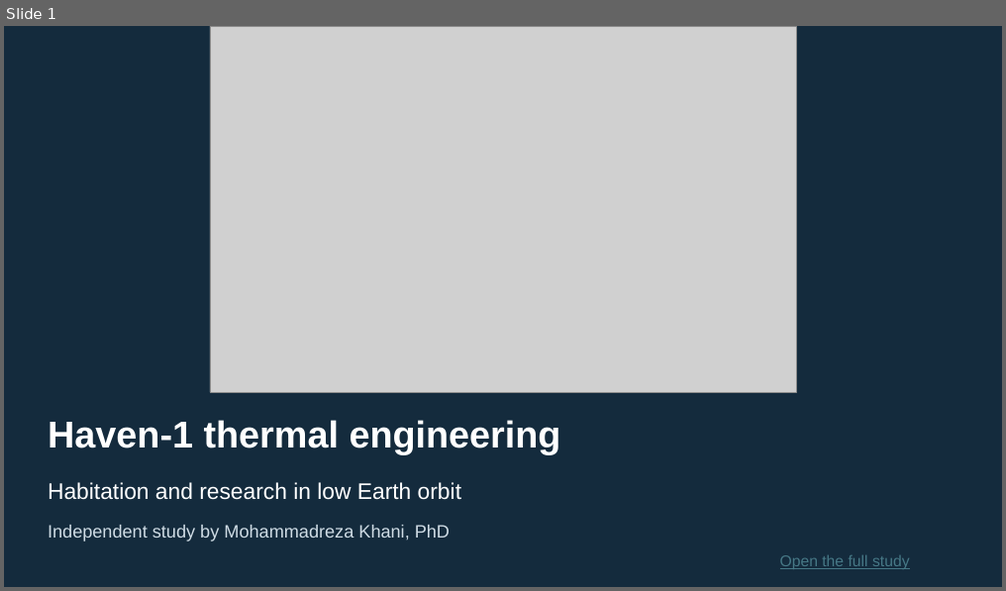
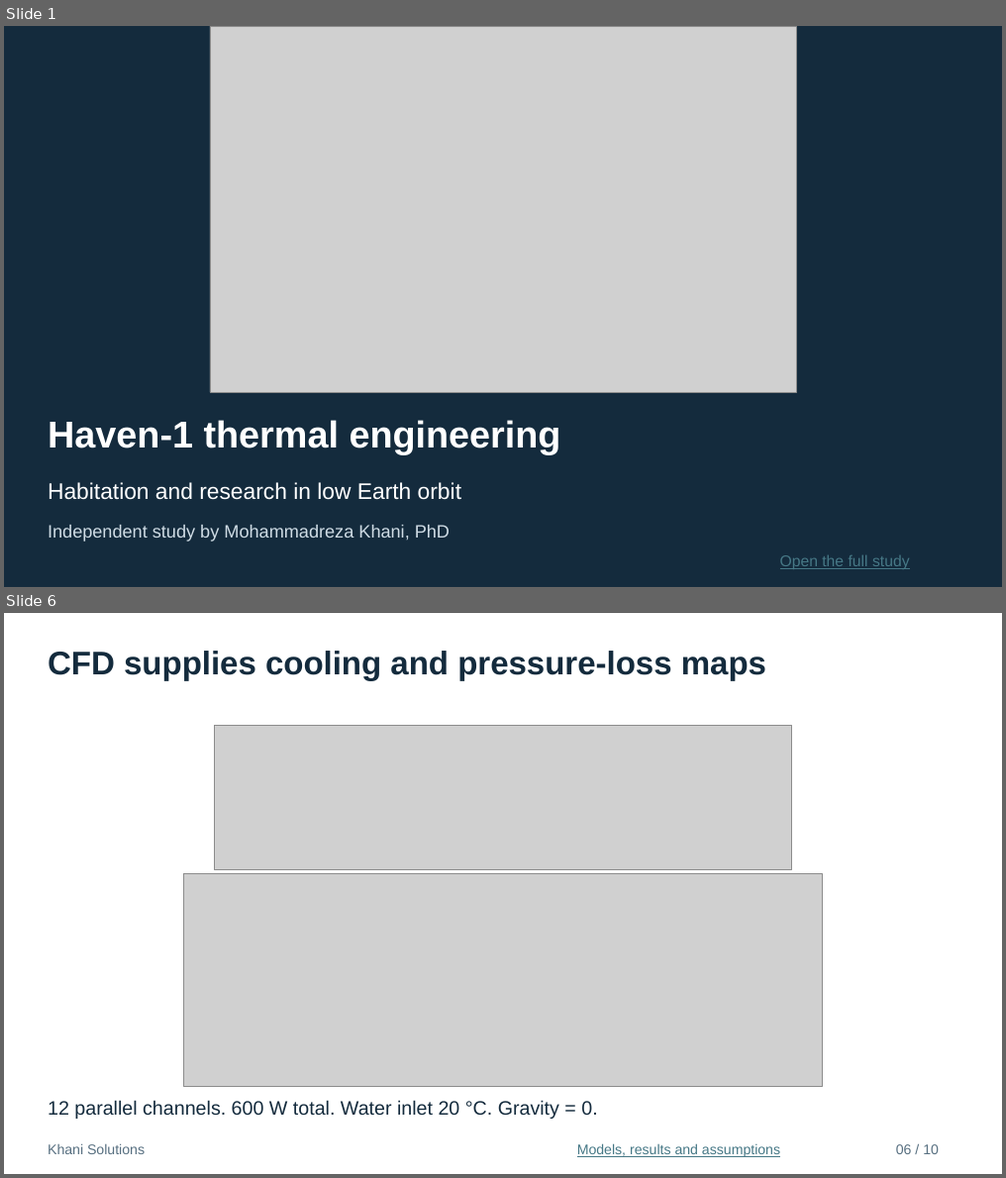
Before and after one commit to mrkhani88/khani-solutions-site, a slide deck: assets/studies/vast-haven-1/interview/Haven1_Thermal_Engineering_Interview.pptx. Shown one above the other, each under a label of ours: slide 1 before the commit, slides 1 and 6 after it; the slides between them are not shown. The pictures are 1006x591 and 1006x1178 pixels, drawn with LibreOffice and Linux fonts; fonts in the diff are those of the drawing; grey boxes stand for pictures. Boxes give left, top, right and bottom in pixels: in the first picture for what was removed or moved away, otherwise in the second. Text is boxed around its words. In the diff, an @@ line names an element or a change of style, - is before the commit and + after.

```diff
--- a/assets/studies/vast-haven-1/interview/Haven1_Thermal_Engineering_Interview.pptx
+++ b/assets/studies/vast-haven-1/interview/Haven1_Thermal_Engineering_Interview.pptx
@@ slide 6 added at (4,613,1002,1174), background #FFFFFF @@
@@ text added at (48,651,766,681), 31.5 pt, text #142B3D, bold @@
+CFD supplies cooling and pressure-loss maps
@@ picture added at (214,725,792,869) @@
@@ picture added at (183,874,823,1087) @@
@@ text added at (48,1100,597,1119), 18.8 pt, text #142B3D @@
+12 parallel channels. 600 W total. Water inlet 20 °C. Gravity = 0.
@@ text added at (48,1144,145,1155), 13.5 pt, text #587081 @@
+Khani Solutions
@@ text added at (577,1144,780,1157), 13.5 pt, text #467886, underline @@
+Models, results and assumptions
@@ text added at (896,1145,939,1155), 13.5 pt, text #587081 @@
+06 / 10
```
Also in this commit, not shown: 2 slides changed, 6 other slides added, 4 slides removed, 23 other files.
